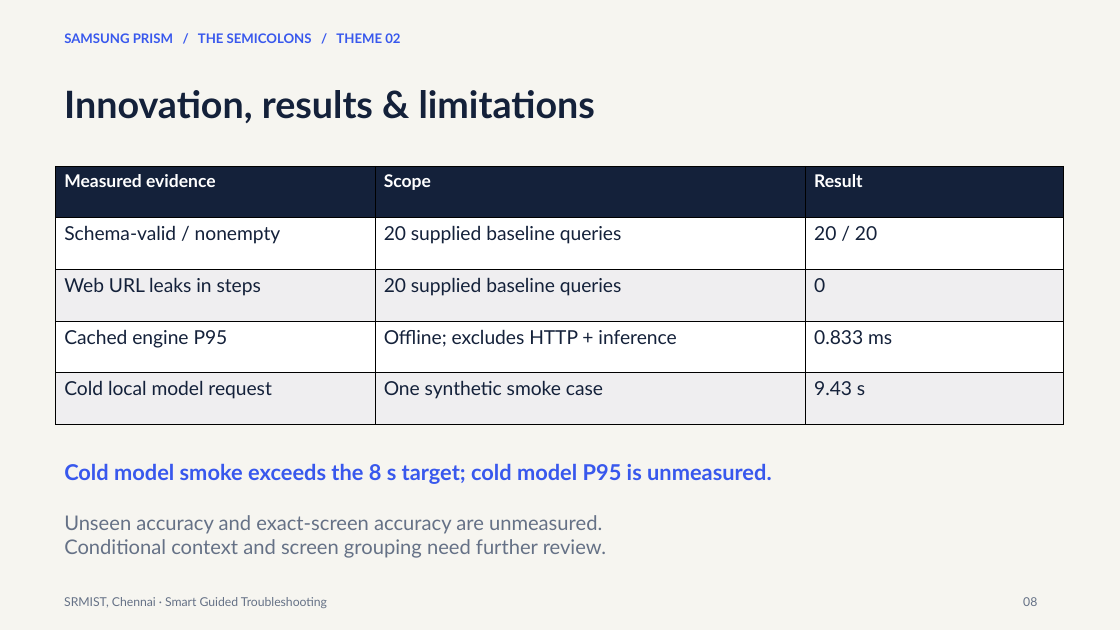
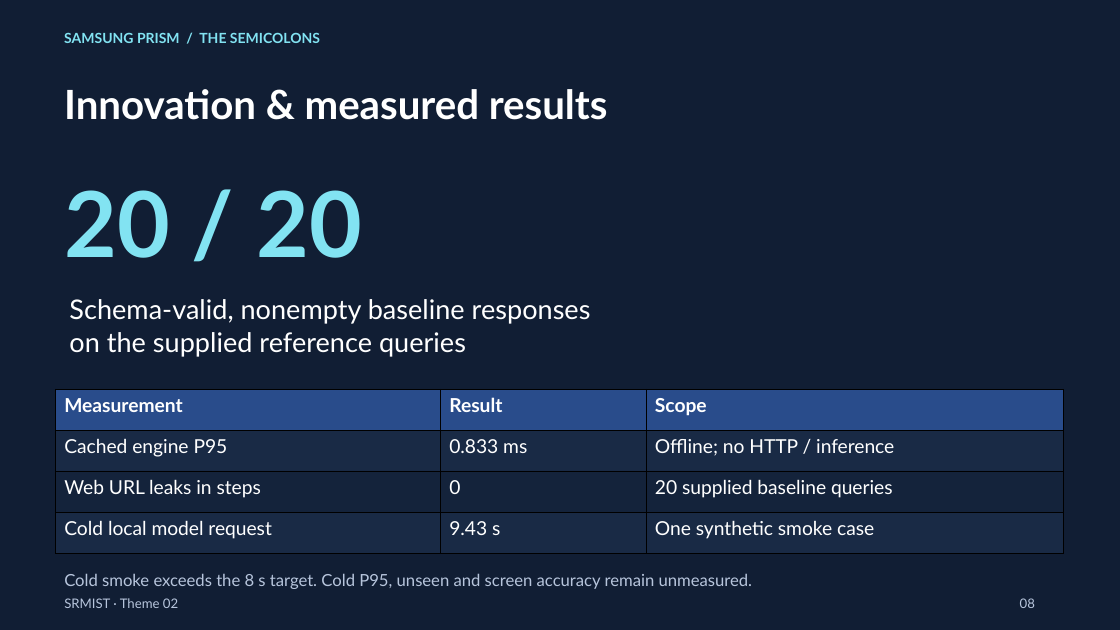
Before and after one commit to Lakshmi98496/samsung-prism, a slide deck: slide 8 of submission/SRMIST_TheSemicolons_Submission.pptx. Drawn at 1120x630 pixels with LibreOffice and Linux fonts; fonts in the diff are those of the drawing. Boxes give left, top, right and bottom in pixels: in the first picture for what was removed or moved away, otherwise in the second. Text is boxed around its words. In the diff, an @@ line names an element or a change of style, - is before the commit and + after.

Commit message:
Redesign presentation with visuals and keep rehearsal scripts local

```diff
--- a/submission/SRMIST_TheSemicolons_Submission.pptx
+++ b/submission/SRMIST_TheSemicolons_Submission.pptx
@@ background #F6F5F0 to #111E34 @@
@@ text at (64,33,320,43): text changed; size 11.2 to 12 pt; text colour #3858ED to #82E3F2 @@
-SAMSUNG PRISM / THE SEMICOLONS / THEME 02
+SAMSUNG PRISM / THE SEMICOLONS
@@ text at (64,89,608,120): text changed; size 32.2 to 34.5 pt; text colour #14213A to #FFFFFF @@
-Innovation, results & limitations
+Innovation & measured results
@@ table removed at (56,166,1064,424), 5 rows, 3 columns @@
-Measured evidence | Scope | Result
-Schema-valid / nonempty | 20 supplied baseline queries | 20 / 20
-Web URL leaks in steps | 20 supplied baseline queries | 0
-Cached engine P95 | Offline; excludes HTTP + inference | 0.833 ms
-Cold local model request | One synthetic smoke case | 9.43 s
@@ text added at (64,190,362,258), 78 pt, text #82E3F2, bold @@
+20 / 20
@@ text added at (69,299,591,357), 23.2 pt, text #FFFFFF @@
+Schema-valid, nonempty baseline responses
+on the supplied reference queries
@@ table added at (56,390,1065,555), 4 rows, 3 columns @@
+Measurement | Result | Scope
+Cached engine P95 | 0.833 ms | Offline; no HTTP / inference
+Web URL leaks in steps | 0 | 20 supplied baseline queries
+Cold local model request | 9.43 s | One synthetic smoke case
@@ text removed at (64,515,606,558) @@
-Unseen accuracy and exact-screen accuracy are unmeasured.
-Conditional context and screen grouping need further review.
@@ text at (64,598,178,608): text changed; size 10.5 to 11.2 pt; text colour #657186 to #B7C5DC @@
-SRMIST, Chennai · Smart Guided Troubleshooting
+SRMIST · Theme 02
@@ text at (64,573,753,589): text changed; size 18.8 to 14.2 pt; text colour #3858ED to #B7C5DC; bold off @@
-Cold model smoke exceeds the 8 s target; cold model P95 is unmeasured.
+Cold smoke exceeds the 8 s target. Cold P95, unseen and screen accuracy remain unmeasured.
@@ text "08" at (1020,598,1035,608): size 10.5 to 11.2 pt, text colour #657186 to #B7C5DC @@
```
Also in this commit, not shown: 9 other slides changed, 2 slides added, 2 slides removed, 7 other files.
